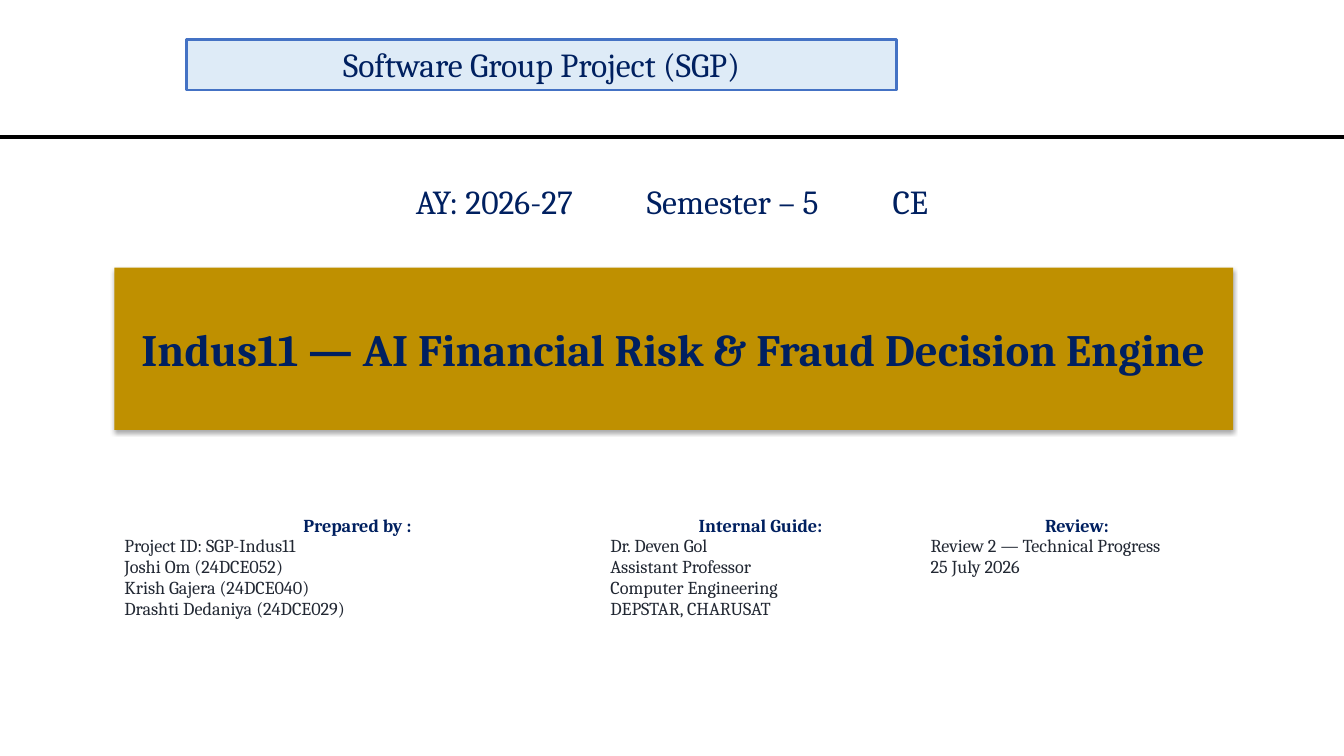
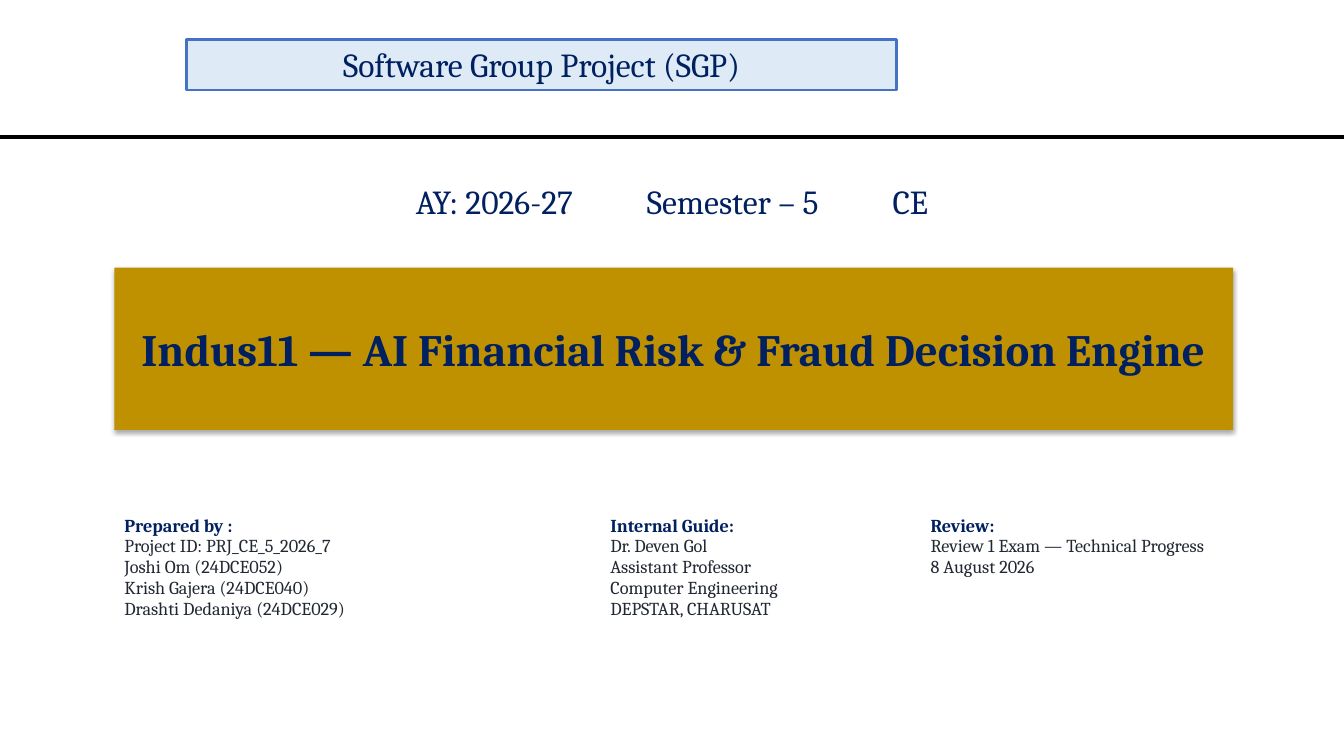
Before and after one commit to OMJOSHI15/indus11, a slide deck: slide 1 of docs/Indus11-Review2.pptx. Drawn at 1344x756 pixels with LibreOffice and Linux fonts; fonts in the diff are those of the drawing; background and template pictures are left out. Boxes give left, top, right and bottom in pixels: in the first picture for what was removed or moved away, otherwise in the second. Text is boxed around its words. In the diff, an @@ line names an element or a change of style, - is before the commit and + after.

```diff
--- a/docs/Indus11-Review2.pptx
+++ b/docs/Indus11-Review2.pptx
@@ table at [114,511,1233,630] @@
-row 1, column 1: Prepared by : / Project ID: SGP-Indus11 / Joshi Om (24DCE052) / Krish Gajera (24DCE040) / Drashti Dedaniya (24DCE029)
+row 1, column 1: Prepared by : / Project ID: PRJ_CE_5_2026_7 / Joshi Om (24DCE052) / Krish Gajera (24DCE040) / Drashti Dedaniya (24DCE029)
-row 1, column 3: Review: / Review 2 — Technical Progress / 25 July 2026
+row 1, column 3: Review: / Review 1 Exam — Technical Progress / 8 August 2026
@@ alignment centre to left @@
```
Also in this commit, not shown: 20 other slides changed, 1 other file.
